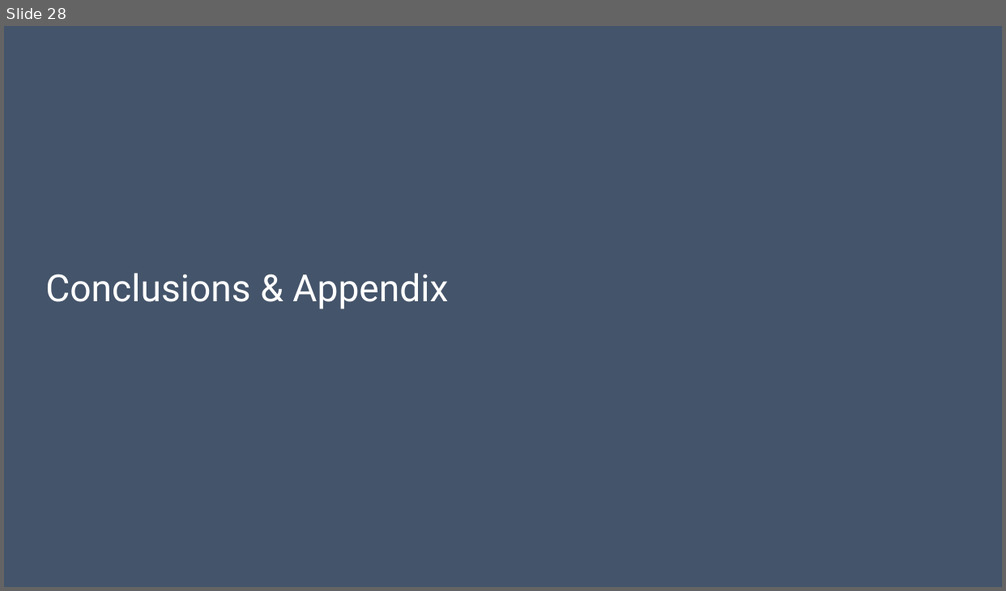
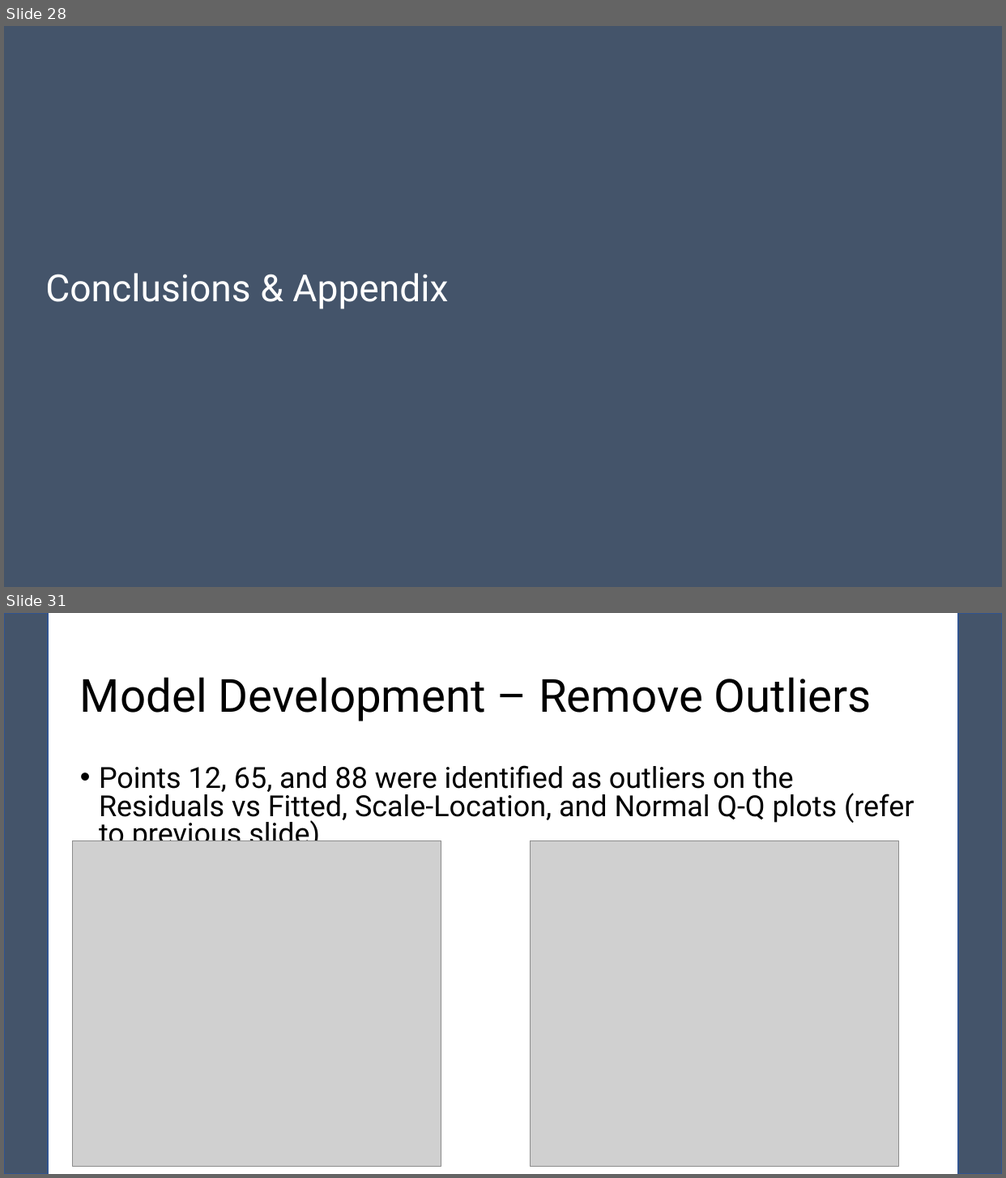
Before and after one commit to pewilliams/regression-mei-team-proj, a slide deck: presentation/Team-25.pptx. Shown one above the other, each under a label of ours: slide 28 before the commit, slides 28 and 31 after it; the slides between them are not shown. The pictures are 1006x591 and 1006x1178 pixels, drawn with LibreOffice and Linux fonts; fonts in the diff are those of the drawing; grey boxes stand for pictures. Boxes give left, top, right and bottom in pixels: in the first picture for what was removed or moved away, otherwise in the second. Text is boxed around its words. In the diff, an @@ line names an element or a change of style, - is before the commit and + after.

```diff
--- a/presentation/Team-25.pptx
+++ b/presentation/Team-25.pptx
@@ slide 31 added at box(4, 613, 1002, 1174), background #FFFFFF @@
@@ rectangle added at box(4, 613, 48, 1174), fill #44546A, outline #325491 1 pt @@
@@ rectangle added at box(958, 613, 1002, 1174), fill #44546A, outline #325491 1 pt @@
@@ title added at box(80, 677, 872, 722), 44 pt, text #000000 @@
+Model Development – Remove Outliers
@@ text added at box(99, 765, 914, 841), 28 pt, text #000000 @@
+• Points 12, 65, and 88 were identified as outliers on the Residuals vs Fitted, Scale-Location, and Normal Q-Q plots (refer to previous slide)
@@ picture added at box(73, 841, 441, 1167) @@
@@ picture added at box(530, 841, 898, 1167) @@
```
Also in this commit, not shown: 4 other slides added, 1 other file.
